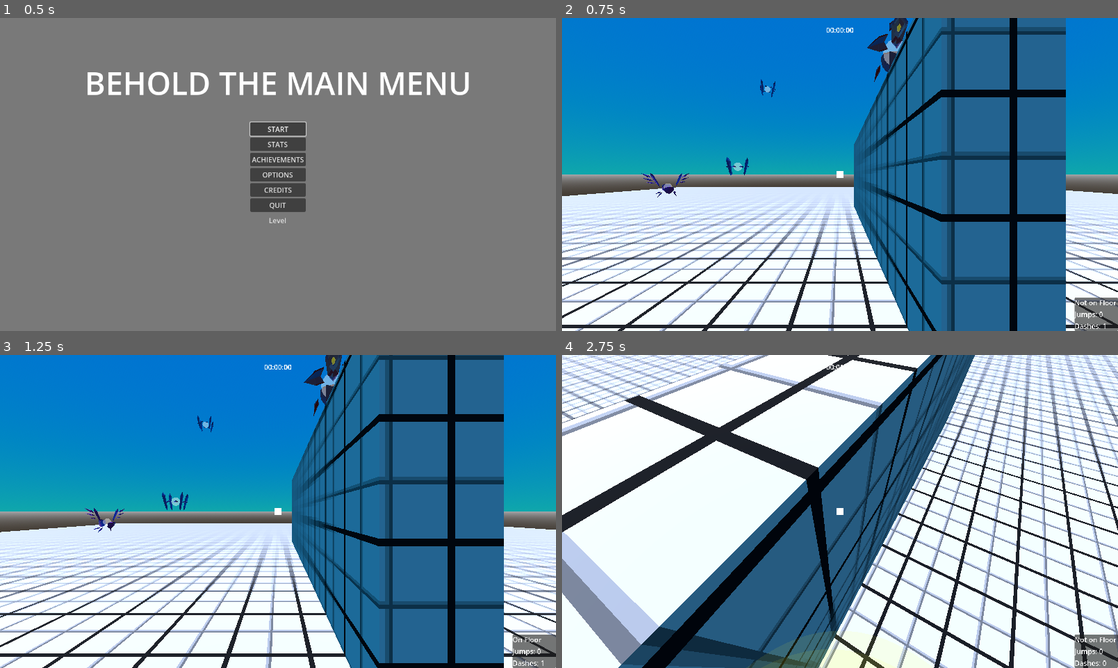
Above: before the commit, frames 1-4 (two rows, left to right).
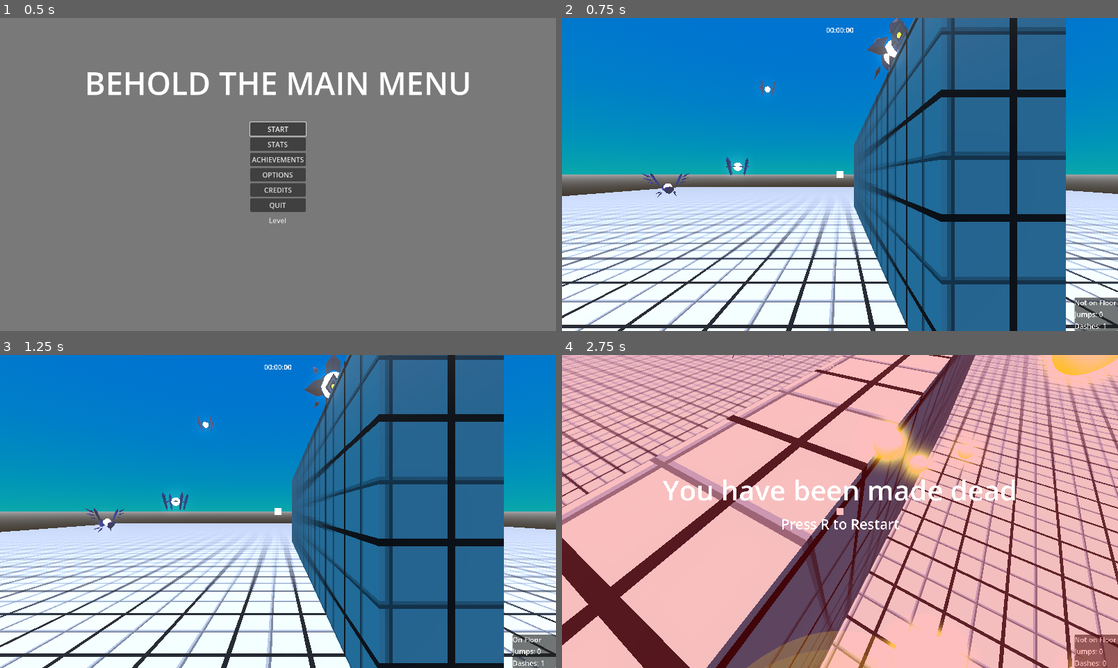
Above: after the commit, the same moments.

Repository: lucasrumney94/GodotGoneWild
Game: Godot game, scene res://Main/main_menu.tscn
Two runs of this game, one before a commit and one after it. Both use one fixed random seed, a clock stepped at 60 frames per second and the inputs below. The engine's default icon, where the game draws it, is replaced by a stand-in: a white triangle on a blue panel in a dark square. A sky picture missing from this copy of the repository is replaced by a grey-blue gradient.
Inputs (mouse positions are in pixels of both pictures, inside the frame that each line leads up to):
- Up to frame 1 (0.5 s): no input
- Up to frame 2 (0.75 s): click "START" at 0.5 s
- Up to frame 3 (1.25 s): no input
- Up to frame 4 (2.75 s): move the mouse to (867, 511) at 1.27 s; hold W (move_forward) from 1.28 s (still down); click (867, 511) at 1.35 s; tap Space (jump) at 1.52, 2.27 s; move the mouse to (812, 511) at 2.02 s; right-click (812, 511) at 2.1 s

Frame 1 is identical in both runs. In frame 2, 1.9% of the frame differs, in the area x 14-82%, y 0-62%; in frame 3, 2.1%; in frame 4, 99%, in the area x 0-100%, y 0-100%.

Commit message:
turret guy finally aims at the player properly

Diff:
--- a/godot-wild-tower/Main/main_game.tscn
+++ b/godot-wild-tower/Main/main_game.tscn
@@ -19,6 +19,13 @@
 [sub_resource type="Environment" id="Environment_clk17"]
 background_mode = 2
 sky = SubResource("Sky_2t8uw")
+glow_enabled = true
+glow_strength = 1.5
+fog_enabled = true
+fog_sun_scatter = 1.0
+fog_sky_affect = 0.373
+fog_height = 10.0
+fog_height_density = -0.254
 
 [sub_resource type="SphereMesh" id="SphereMesh_aawc2"]
 radius = 0.2
--- a/godot-wild-tower/Objects/Enemies/turret_enemy.gd
+++ b/godot-wild-tower/Objects/Enemies/turret_enemy.gd
@@ -25,16 +25,16 @@
 			print("TURRET COULDN'T FIND PLAYER")
 			return
 
-	var target_pos = target.global_position + Vector3.UP
-	var local_tp = to_local(target_pos).normalized()
+	var target_pos = target.global_position# + Vector3.UP
+	var local_tp = to_local(target_pos)#.normalized()
 	#print(local_tp)
 	var theta = wrapf(atan2(local_tp.x, local_tp.z) - rotation_root.rotation.y, -PI, PI)
 	rotation_root.rotation.y += clamp(rotation_speed * delta, 0, abs(theta)) * sign(theta)
 
 	#okay dipshit now do the x axis
-	#theta = wrapf(atan2(-local_tp.y, local_tp.z) - rotation_root.rotation.x, -PI, PI)
-	#var xrot = rotation_root.rotation.x + clamp(rotation_speed * delta, 0, abs(theta)) * sign(theta)
-	#rotation_root.rotation.x = clampf(xrot, -tilt_limit, tilt_limit)
+	theta = wrapf(atan2(-local_tp.y, Vector2(local_tp.x, local_tp.z).length()) - rotation_root.rotation.x, -PI, PI)
+	var xrot = rotation_root.rotation.x + clamp(rotation_speed * delta, 0, abs(theta)) * sign(theta)
+	rotation_root.rotation.x = clampf(xrot, -tilt_limit, tilt_limit)
 
 
 func on_timer_timeout():
